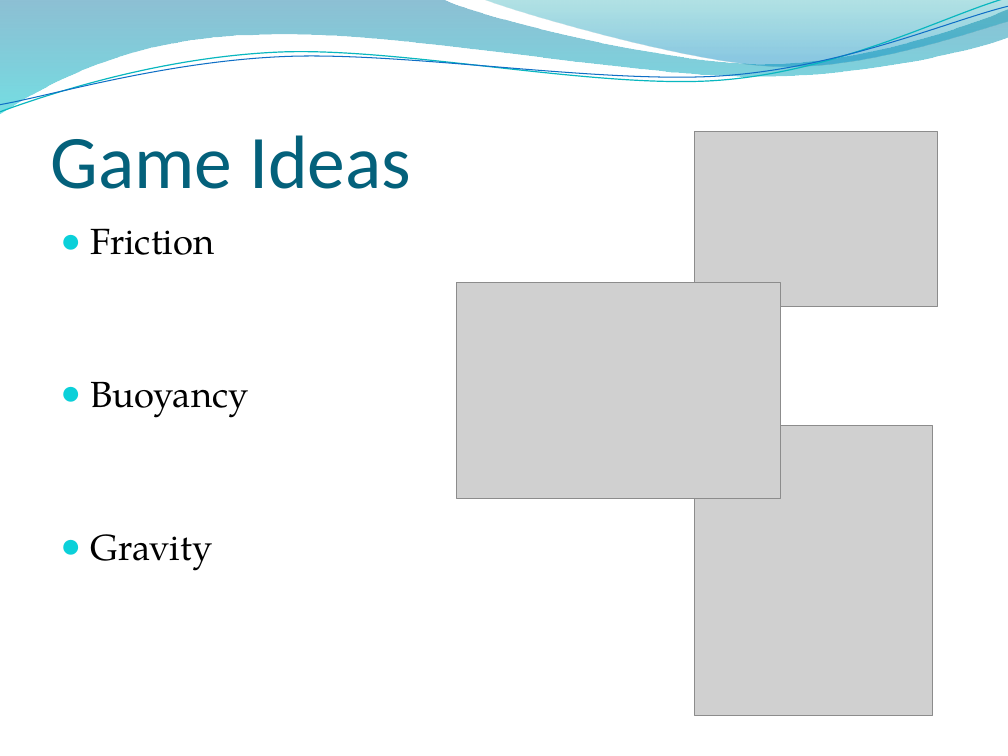
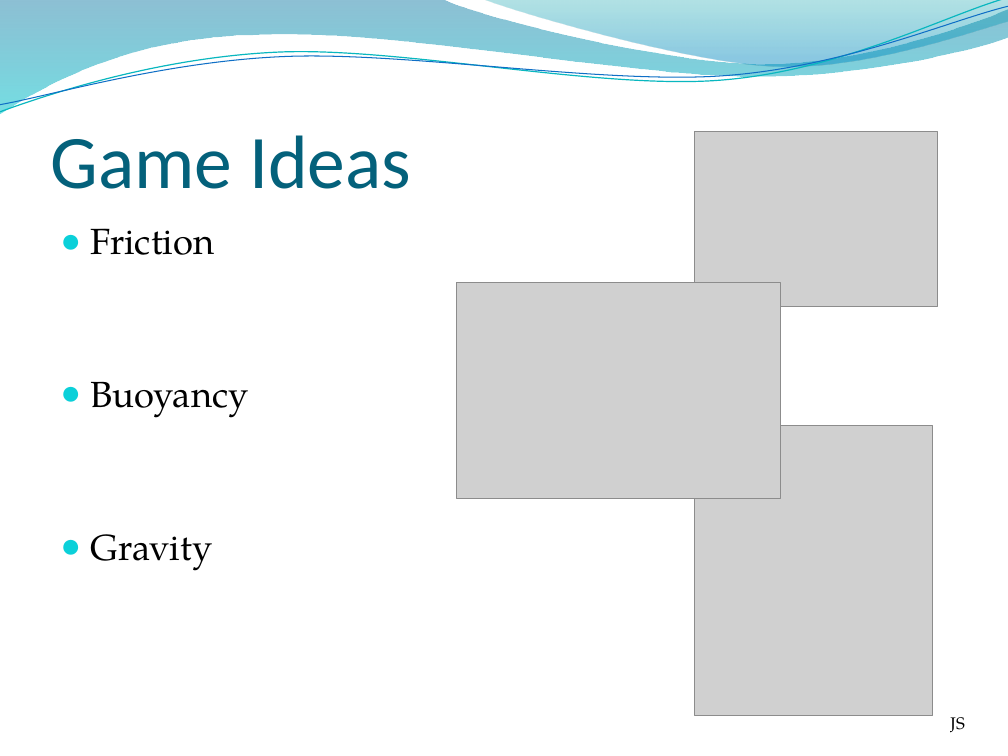
Before and after one commit to UoSGamesGroups/second-semester-s2-group-20, a slide deck: slide 3 of Presentations/Pitch 1 Presentation.pptx. Drawn at 1008x756 pixels with LibreOffice and Linux fonts; fonts in the diff are those of the drawing; grey boxes stand for pictures; background and template pictures are left out. Boxes give left, top, right and bottom in pixels: in the first picture for what was removed or moved away, otherwise in the second. Text is boxed around its words. In the diff, an @@ line names an element or a change of style, - is before the commit and + after.

```diff
--- a/Presentations/Pitch 1 Presentation.pptx
+++ b/Presentations/Pitch 1 Presentation.pptx
@@ text added at box(950, 717, 964, 733), 12 pt, text #000000 @@
+JS
```
Also in this commit, not shown: 6 other slides changed, 1 slide added, 2 slides removed.
